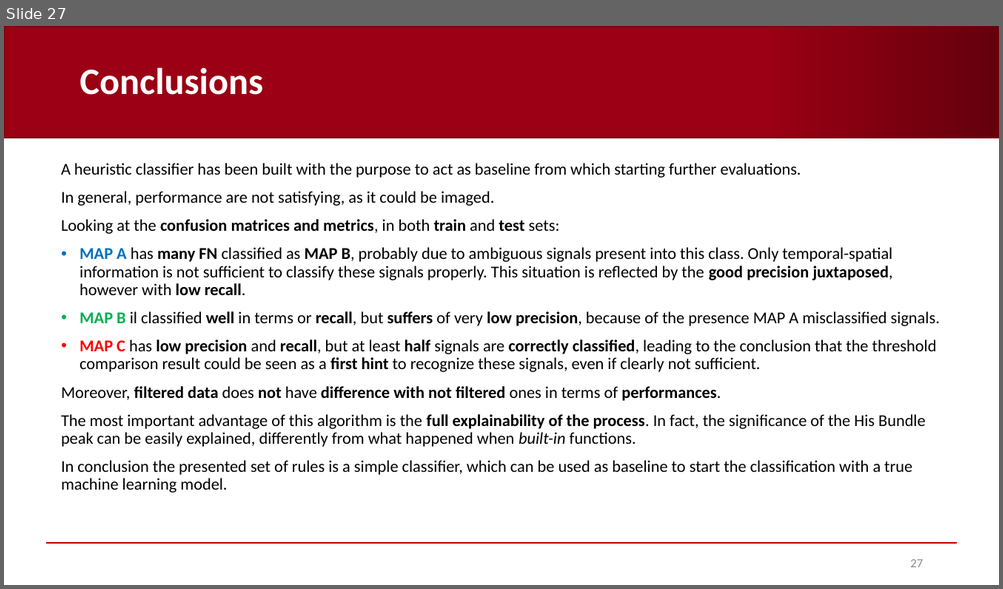
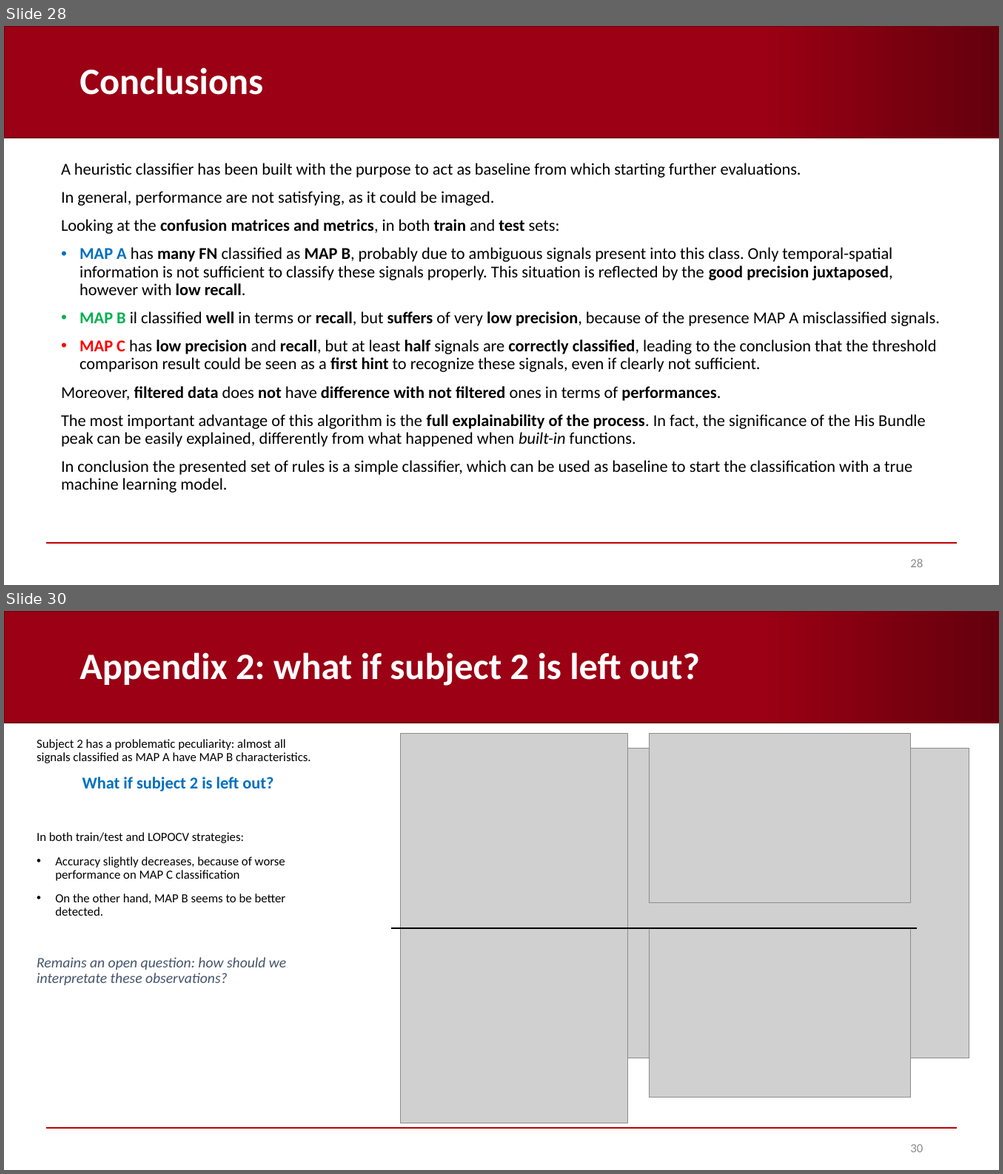
Before and after one commit to AndreaCorrado00/Tesi_magistrale_Corrado_Andrea, a slide deck: Documentation/5. Heuristic classifier strategy B.pptx. Shown one above the other, each under a label of ours: slide 27 before the commit, slides 28 and 30 after it; the slides between them are not shown. The pictures are 1003x589 and 1003x1174 pixels, drawn with LibreOffice and Linux fonts; fonts in the diff are those of the drawing; grey boxes stand for pictures; background and template pictures are left out. Boxes give left, top, right and bottom in pixels: in the first picture for what was removed or moved away, otherwise in the second. Text is boxed around its words. In the diff, an @@ line names an element or a change of style, - is before the commit and + after.

```diff
--- a/Documentation/5. Heuristic classifier strategy B.pptx
+++ b/Documentation/5. Heuristic classifier strategy B.pptx
@@ slide 30 added at [4, 611, 999, 1170], background #FFFFFF; not listed: 2 template elements that a slide beside it also shows @@
@@ title added at [79, 652, 700, 686], 36 pt, text #FFFFFF, bold @@
+Appendix 2: what if subject 2 is left out?
@@ text added at [37, 739, 311, 985], 12 pt, text #000000 @@
+Subject 2 has a problematic peculiarity: almost all signals classified as MAP A have MAP B characteristics.
+What if subject 2 is left out?
+In both train/test and LOPOCV strategies:
+• Accuracy slightly decreases, because of worse performance on MAP C classification
+• On the other hand, MAP B seems to be better detected.
+Remains an open question: how should we interpretate these observations?
@@ picture added at [418, 749, 970, 1059] @@
@@ group added at [391, 733, 916, 1124]: 4 pictures, 1 line @@
@@ page number added at [910, 1145, 922, 1153], 12 pt, text #8C8C8C @@
+30
@@ what was slide 27 is now slide 28 @@
@@ page number at [910, 559, 922, 568]: text changed @@
-27
+28
```
Also in this commit, not shown: 3 slides changed, 3 other slides added, 2 other files.
